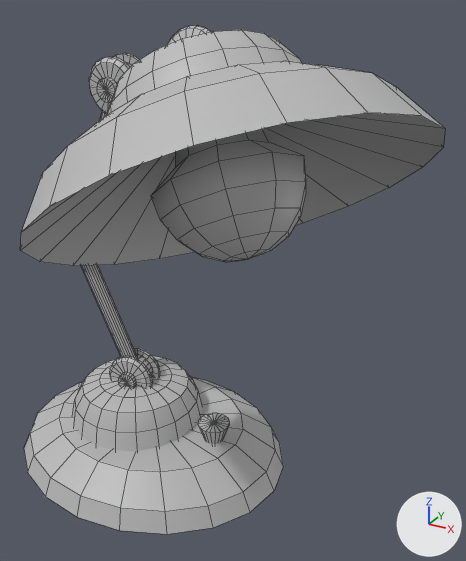
One commit to the FBX model AllNighter/Assets/Models/ZjackyScene/desklampV2.fbx: the scene before it, then after it.
Before and after are seen from a 50 mm camera at (0.338, -0.485, 0.271) aimed at (0.052, 0.034, 0.011). Arrows for +X, +Y and +Z are at lower right; the lights stay in place. Mesh edges are drawn as thin lines. Where no turn or scale is listed for an object, it has been applied to the vertices.

In view in the first picture: 'desklampBody', 'desklampBulb', 'desklampButton'.
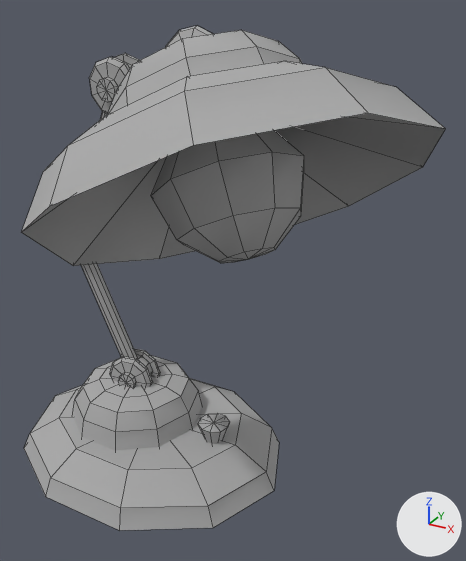
Changed parts and their boxes (x1, y1, x2, y2) in the pictures (466 x 561 px):
'desklampBody', recoloured, surface changed, reshaped: before (20, 26, 446, 534); after (21, 26, 445, 530)
'desklampBulb', deleted: before (151, 129, 306, 262)
'desklampButton', no longer drawn: before (198, 413, 230, 444)
part 1 of me_mesh, added: after (151, 130, 304, 263)
part 2 of me_mesh, added: after (198, 413, 230, 444)
part 3 of me_mesh, deleted: before (20, 26, 446, 534)
part 4 of me_mesh, deleted: before (172, 430, 274, 528)

Edits to the bpy script that builds the scene:
```text
Change mat_desklamplambert:
    mat_desklamplambert.base_color: (0.5, 0.5, 0.5) -> (0.4, 0.4, 0.4)  # grey #bcbcbc -> grey #aaaaaa
    mat_desklamplambert.roughness: 0.5 -> 0.896
Change me_mesh:
    used by ob_desklampbody; location = (0.0, 0.0, 0.0)
    remove me_mesh.from_pydata(...)  # 1381 vertices, 1400 faces; spans x -0.243..0.243, y -0.191..0.191, z -0.249..0.249
    add me_mesh.from_pydata(...)  # 773 vertices, 770 faces; spans x -0.243..0.243, y -0.191..0.184, z -0.249..0.249
    me_mesh part 1: a new loose piece of 51 vertices spanning x 0.015..0.144, y -0.081..0.048, z 0.059..0.199, in mat_desklamplambert (grey #aaaaaa)
    me_mesh part 2: a new loose piece of 21 vertices spanning x 0.0..0.037, y 0.032..0.067, z -0.209..-0.182, in mat_desklamplambert (grey #aaaaaa)
    me_mesh part 3: 677 vertices removed from x -0.235..0.237, y -0.189..0.191, z -0.249..0.248
    me_mesh part 4: 3 vertices removed from x 0.04..0.089, y 0.006..0.019, z -0.249..-0.203
Remove ob_desklampbulb:
    ob_desklampbulb = bpy.data.objects.new('desklampBulb', me_mesh_001)
    ob_desklampbulb.location = (0.0, 0.0, 0.0)
```
